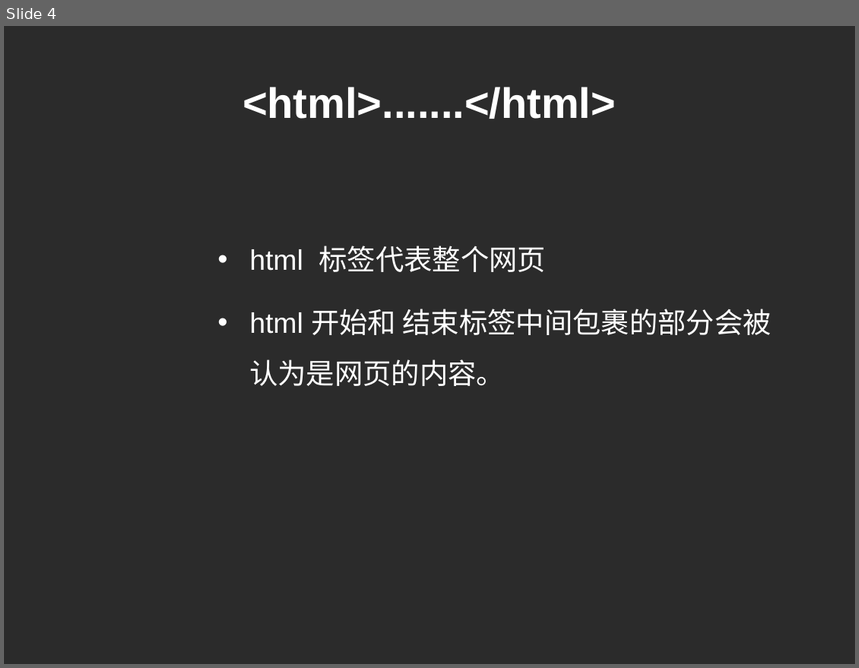
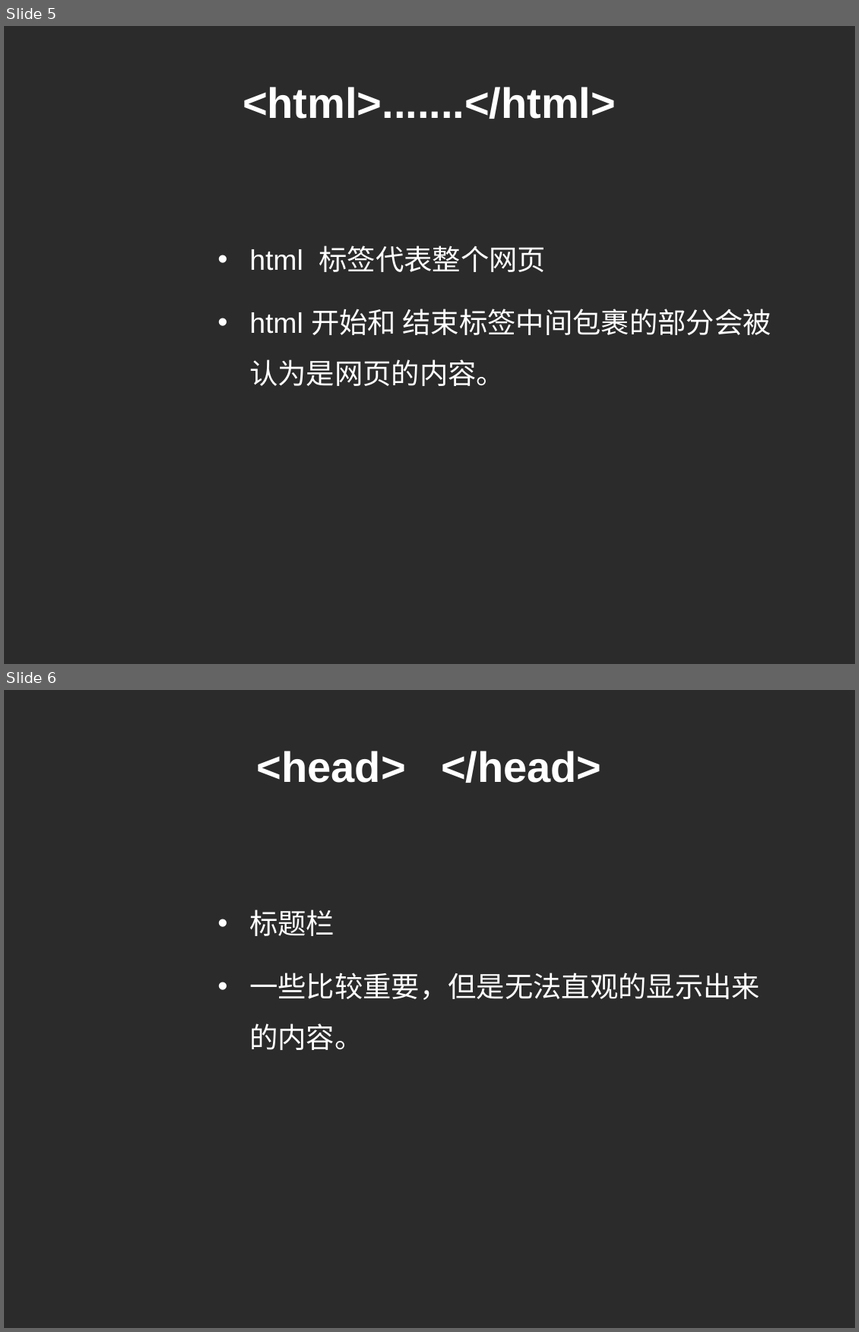
Before and after one commit to cd-vr1class/homework, a slide deck: ppt/7-4html基础.ppt. Shown one above the other, each under a label of ours: slide 4 before the commit, slides 5 and 6 after it. The pictures are 859x668 and 859x1332 pixels, drawn with LibreOffice and Linux fonts; fonts in the diff are those of the drawing; background and template pictures are left out; a plain dark background stands for a picture behind light text. Boxes give left, top, right and bottom in pixels: in the first picture for what was removed or moved away, otherwise in the second. Text is boxed around its words. In the diff, an @@ line names an element or a change of style, - is before the commit and + after.

```diff
--- a/ppt/7-4html基础.ppt
+++ b/ppt/7-4html基础.ppt
@@ slide 6 added at <box>4,690,855,1328</box>, background picture (left out) @@
@@ title added at <box>257,751,601,783</box>, 36 pt, text #FFFFFF, bold @@
+<head> </head>
@@ text added at <box>249,910,760,1050</box>, 24 pt, text #FFFFFF @@
+• 标题栏
+• 一些比较重要，但是无法直观的显示出来的内容。
@@ what was slide 4 is now slide 5 @@
```
Also in this commit, not shown: 1 slide changed, 8 other slides added, 6 other files.
